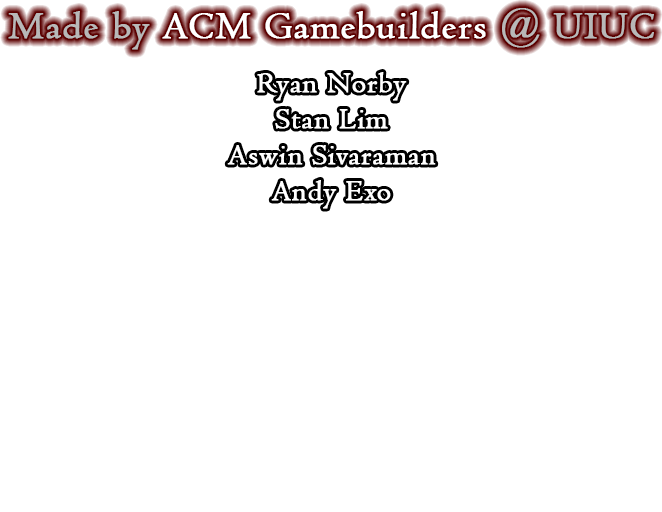
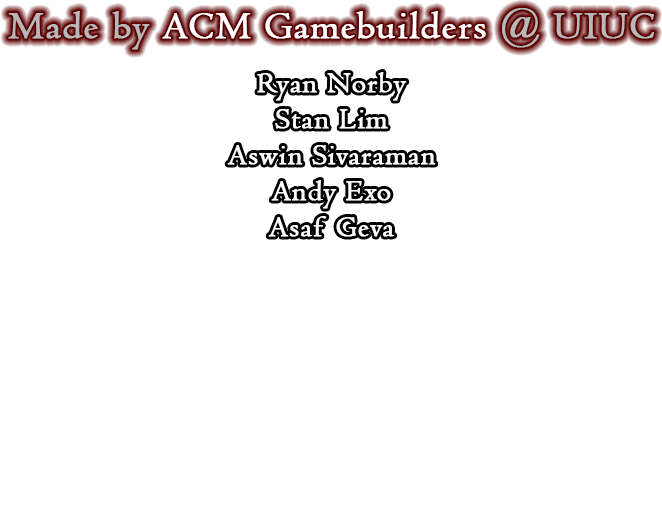
Before/after of a w=662, h=512 layered artwork. What changed in the layer stack:
renamed "Ryan Norby Stan Lim Aswin Sivaraman Andy Exo" to "Ryan Norby Stan Lim Aswin Sivaraman Andy Exo Asaf Geva", painted on it over bbox(265, 213, 398, 237)
